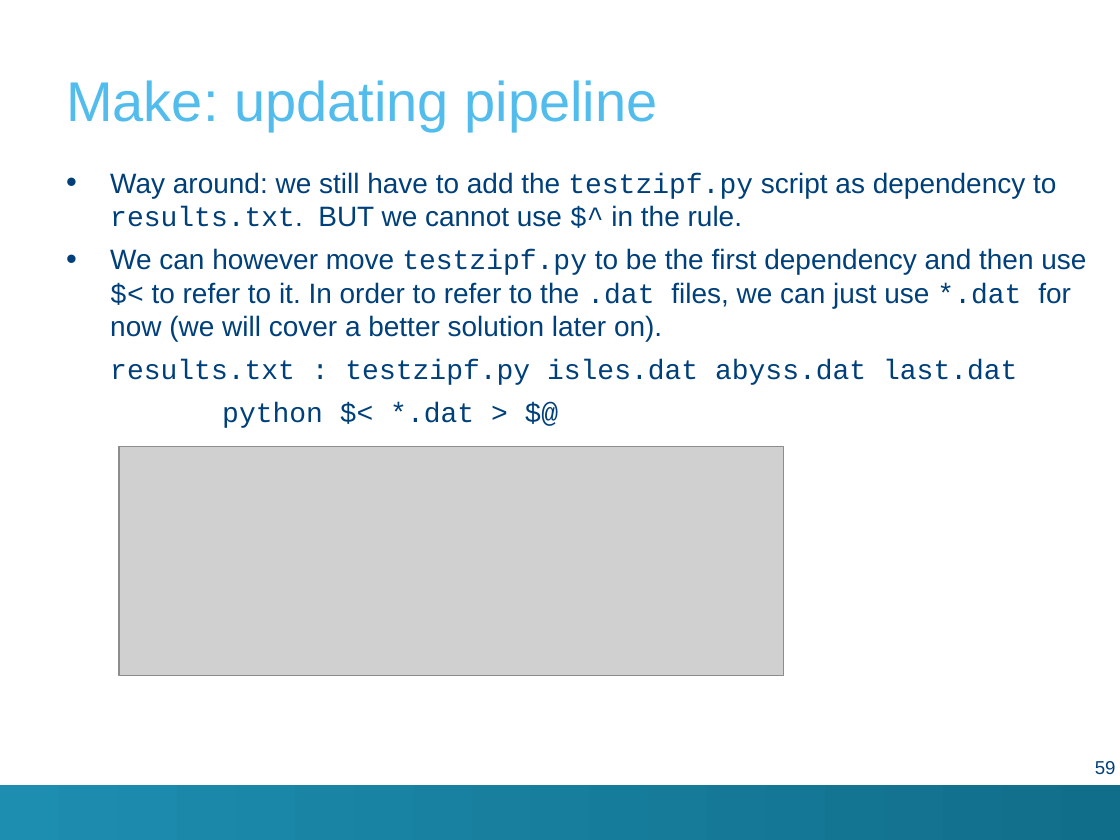
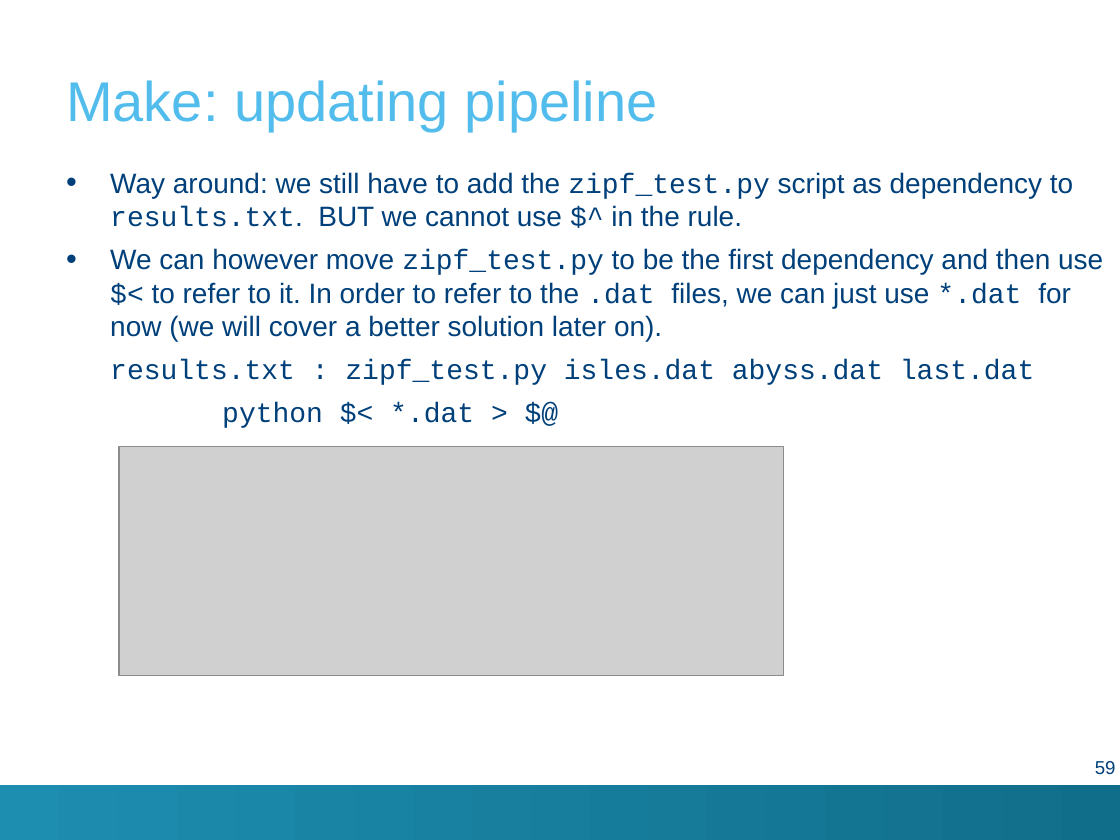
Before and after one commit to hpcleuven/Makefile-intro, a slide deck: slide 59 of Make.pptx. Drawn at 1120x840 pixels with LibreOffice and Linux fonts; fonts in the diff are those of the drawing; grey boxes stand for pictures; background and template pictures are left out. Boxes give left, top, right and bottom in pixels: in the first picture for what was removed or moved away, otherwise in the second. Text is boxed around its words. In the diff, an @@ line names an element or a change of style, - is before the commit and + after.

```diff
--- a/Make.pptx
+++ b/Make.pptx
@@ text at (110,172,1103,385): text changed @@
-• Way around: we still have to add the testzipf.py script as dependency to results.txt. BUT we cannot use $^ in the rule.
-• We can however move testzipf.py to be the first dependency and then use $< to refer to it. In order to refer to the .dat files, we can just use *.dat for now (we will cover a better solution later on).
-  results.txt : testzipf.py isles.dat abyss.dat last.dat
+• Way around: we still have to add the zipf_test.py script as dependency to results.txt. BUT we cannot use $^ in the rule.
+• We can however move zipf_test.py to be the first dependency and then use $< to refer to it. In order to refer to the .dat files, we can just use *.dat for now (we will cover a better solution later on).
+  results.txt : zipf_test.py isles.dat abyss.dat last.dat
```
Also in this commit, not shown: 55 other slides changed, 1 other file.
